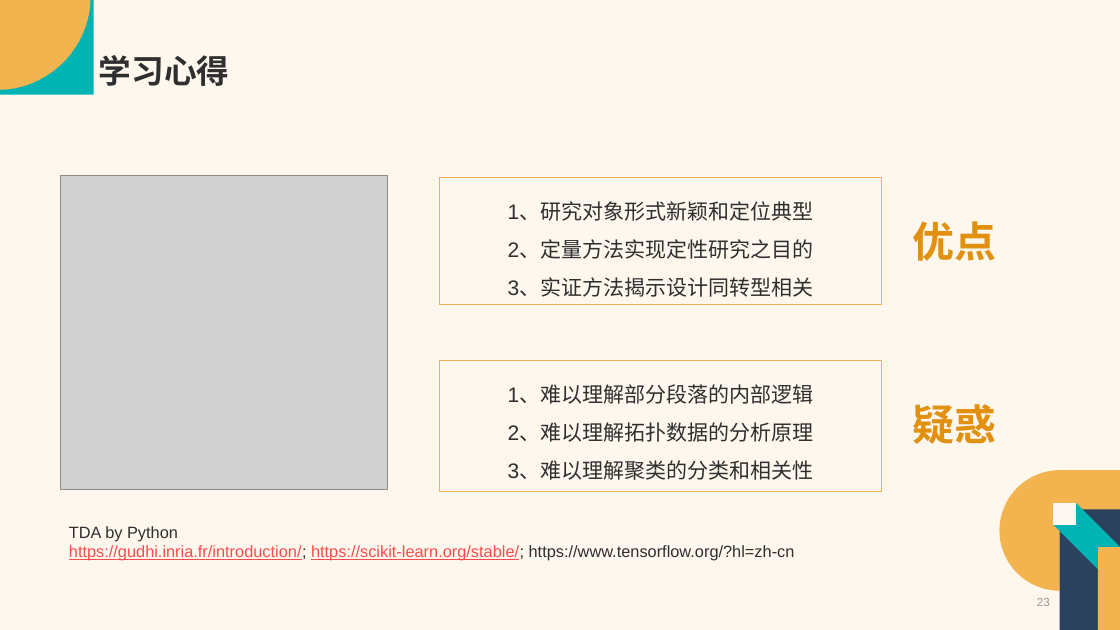
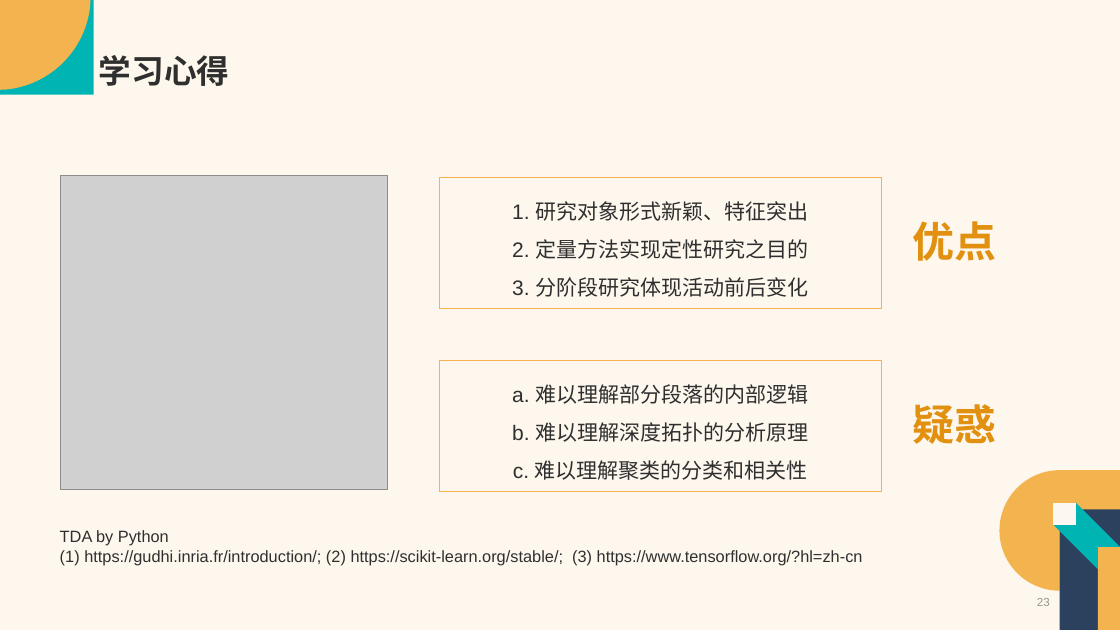
Before and after one commit to Vaelubo/Research, a slide deck: slide 23 of SSCI文章汇报-卢波.pptx. Drawn at 1120x630 pixels with LibreOffice and Linux fonts; fonts in the diff are those of the drawing; grey boxes stand for pictures. Boxes give left, top, right and bottom in pixels: in the first picture for what was removed or moved away, otherwise in the second. Text is boxed around its words. In the diff, an @@ line names an element or a change of style, - is before the commit and + after.

Commit message:
旅游目的地0424汇报版

```diff
--- a/SSCI文章汇报-卢波.pptx
+++ b/SSCI文章汇报-卢波.pptx
@@ rectangle "1. 研究对象形式新颖、特征突出": place and size @@
-rectangle "1. 研究对象形式新颖、特征突出" at [439, 178, 881, 305]
+rectangle "1. 研究对象形式新颖、特征突出" at [439, 178, 881, 309]
@@ text in rectangle at [512, 201, 809, 297]: text changed @@
-1、研究对象形式新颖和定位典型
-2、定量方法实现定性研究之目的
-3、实证方法揭示设计同转型相关
+1. 研究对象形式新颖、特征突出
+2. 定量方法实现定性研究之目的
+3. 分阶段研究体现活动前后变化
@@ text in rectangle at [512, 384, 809, 480]: text changed @@
-1、难以理解部分段落的内部逻辑
-2、难以理解拓扑数据的分析原理
-3、难以理解聚类的分类和相关性
+a. 难以理解部分段落的内部逻辑
+b. 难以理解深度拓扑的分析原理
+c. 难以理解聚类的分类和相关性
@@ text "TDA by Python": place and size @@
-text "TDA by Python" at [69, 526, 795, 561]
+text "TDA by Python" at [60, 530, 863, 566]
@@ text at [60, 550, 863, 566]: text changed; text colour #F84D4D to #2F2F2F @@
-https://gudhi.inria.fr/introduction/; https://scikit-learn.org/stable/; https://www.tensorflow.org/?hl=zh-cn
+(1) https://gudhi.inria.fr/introduction/; (2) https://scikit-learn.org/stable/; (3) https://www.tensorflow.org/?hl=zh-cn
```
Also in this commit, not shown: 17 other slides changed, 2 other files.
